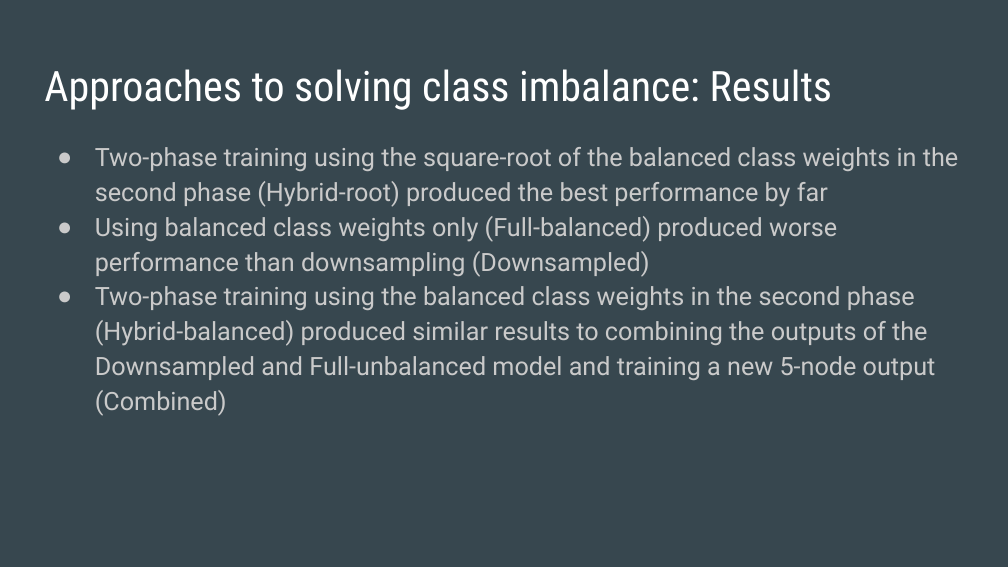
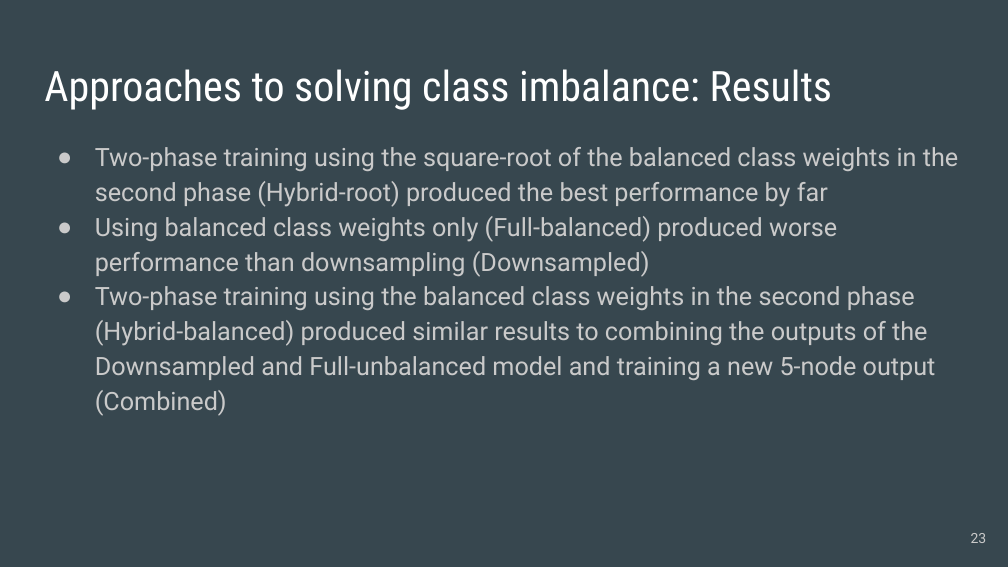
Before and after one commit to MadsenNils/Springboard-Capstone-2-yelp, a slide deck: slide 23 of reports/04_Capstone 2 Final Slides.pptx (slide 20 before the commit). Drawn at 1008x567 pixels with LibreOffice and Linux fonts; fonts in the diff are those of the drawing. Boxes give left, top, right and bottom in pixels: in the first picture for what was removed or moved away, otherwise in the second. Text is boxed around its words. In the diff, an @@ line names an element or a change of style, - is before the commit and + after.

```diff
--- a/reports/04_Capstone 2 Final Slides.pptx
+++ b/reports/04_Capstone 2 Final Slides.pptx
@@ page number added at [971,533,987,543], 10 pt, text #CACACA @@
+23
```
Also in this commit, not shown: 22 other slides changed, 4 slides added, 1 slide removed.
